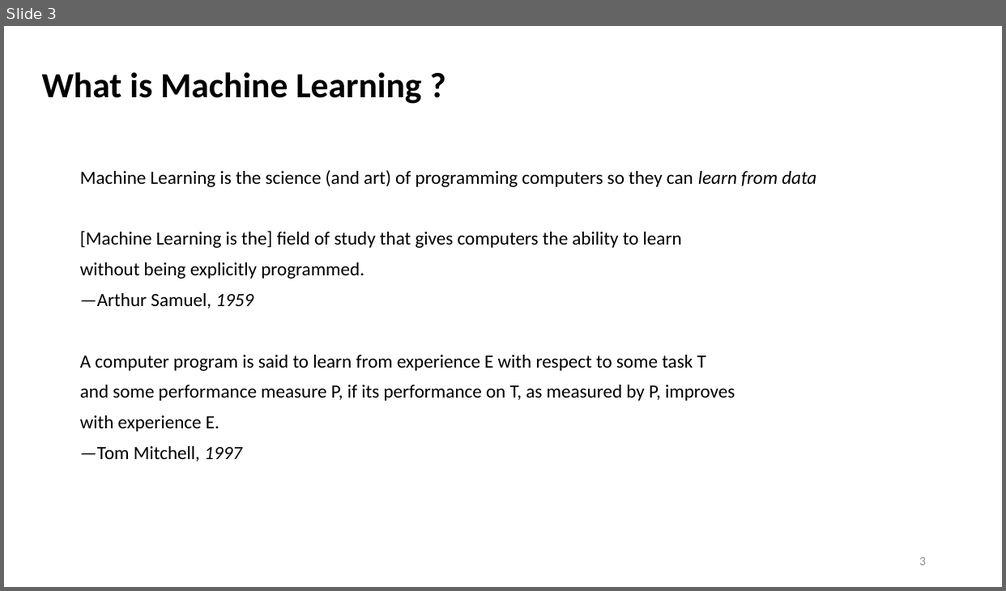
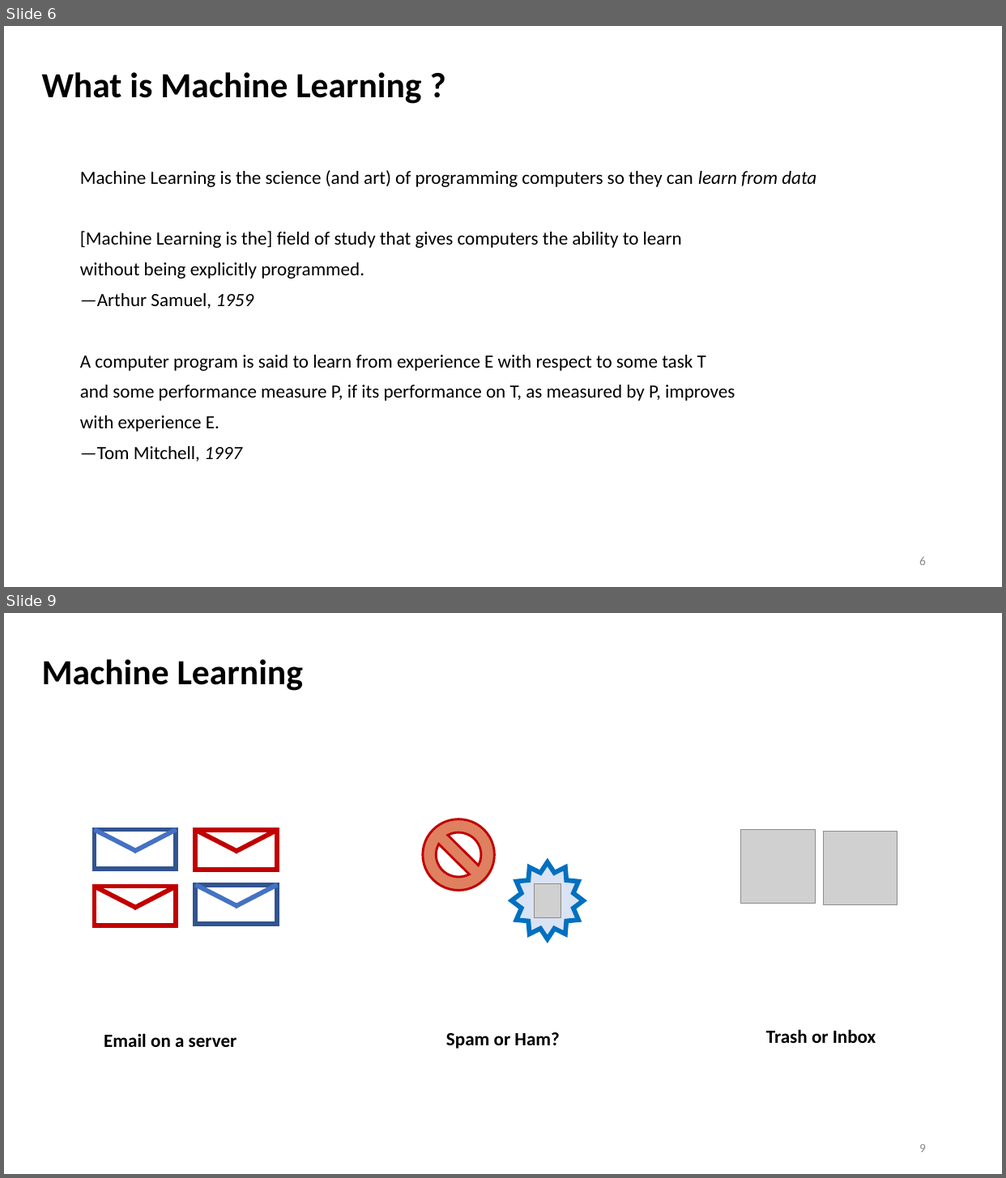
Before and after one commit to khemrajsawant/ML, a slide deck: Machine Learning.pptx. Shown one above the other, each under a label of ours: slide 3 before the commit, slides 6 and 9 after it; the slides between them are not shown. The pictures are 1006x591 and 1006x1178 pixels, drawn with LibreOffice and Linux fonts; fonts in the diff are those of the drawing; grey boxes stand for pictures. Boxes give left, top, right and bottom in pixels: in the first picture for what was removed or moved away, otherwise in the second. Text is boxed around its words. In the diff, an @@ line names an element or a change of style, - is before the commit and + after.

```diff
--- a/Machine Learning.pptx
+++ b/Machine Learning.pptx
@@ slide 9 added at (4, 613, 1002, 1174), background #FFFFFF @@
@@ title added at (42, 659, 303, 691), 34 pt, text #000000, bold @@
+Machine Learning
@@ no-entry sign added at (423, 820, 494, 891), fill #CC3300 at 62% opacity, outline #C00000 2.25 pt @@
@@ picture added at (741, 830, 816, 905) @@
@@ picture added at (823, 831, 897, 905) @@
@@ star added at (512, 862, 583, 939), fill #DAE3F3, outline #0070C0 4.5 pt @@
@@ group added at (95, 830, 277, 926): 8 lines, 4 rectangles @@
@@ picture added at (534, 884, 561, 918) @@
@@ text added at (104, 1033, 237, 1047), 18 pt, text #000000, bold @@
+Email on a server
@@ text added at (446, 1033, 559, 1049), 18 pt, text #000000, bold @@
+Spam or Ham?
@@ text added at (766, 1029, 876, 1043), 18 pt, text #000000, bold @@
+Trash or Inbox
@@ page number added at (919, 1144, 926, 1152), 12 pt, text #8C8C8C @@
+9
@@ what was slide 3 is now slide 6 @@
@@ page number at (919, 557, 926, 565): text changed @@
-3
+6
```
Also in this commit, not shown: 2 slides changed, 48 other slides added.
